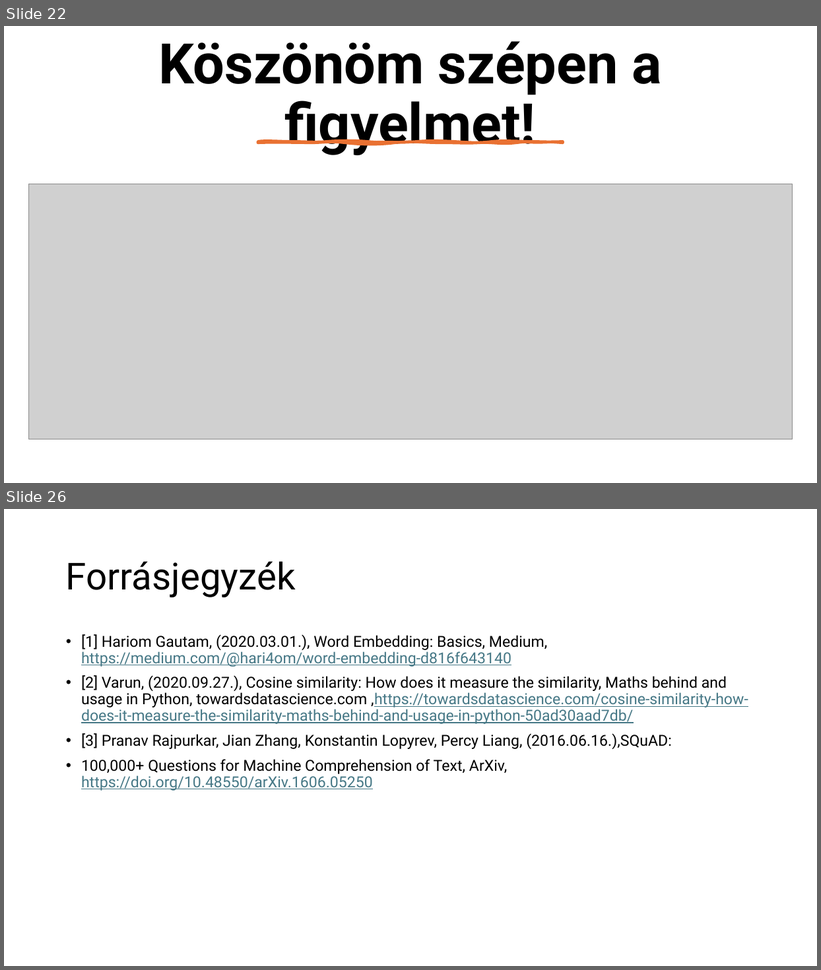
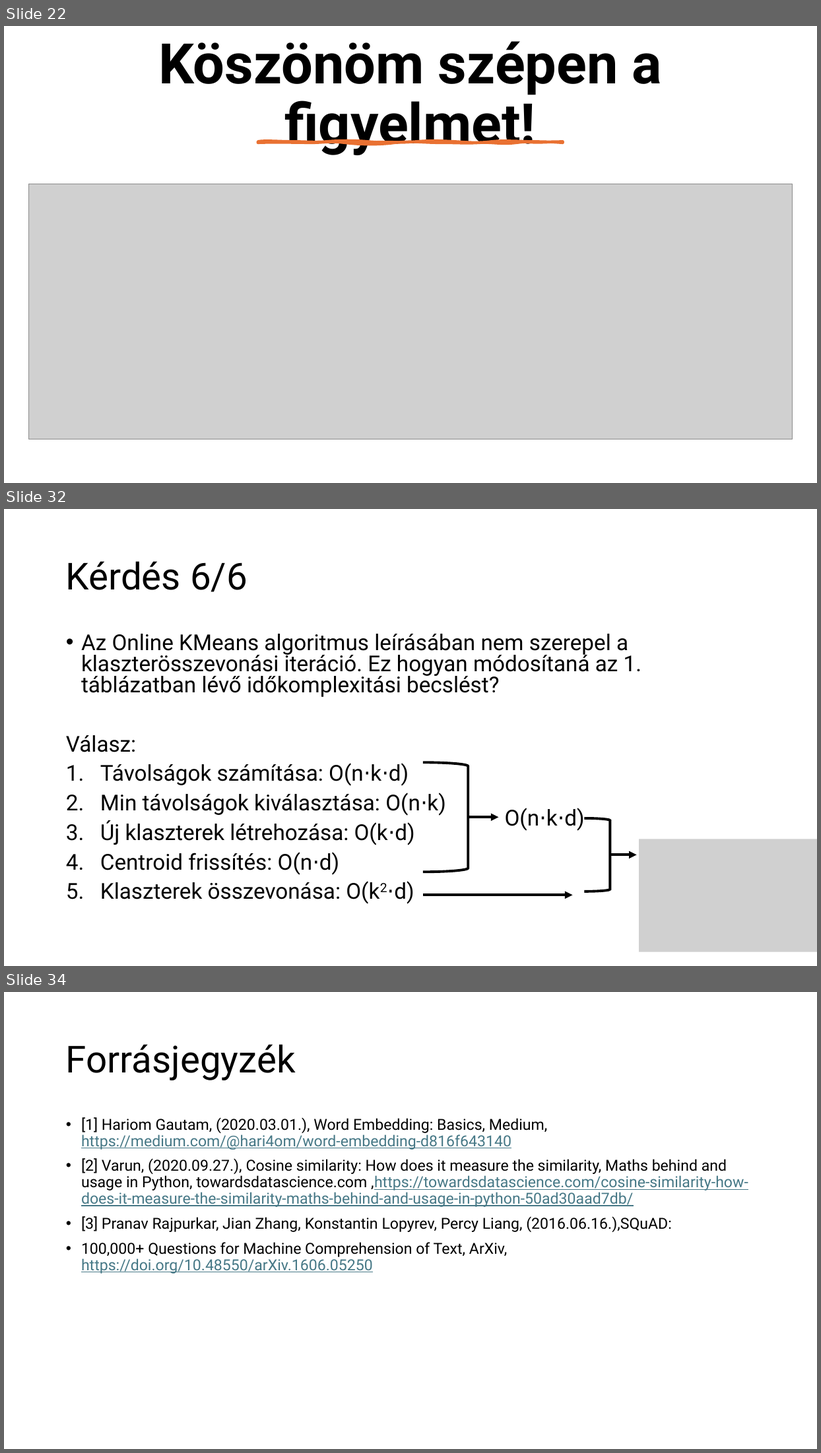
Before and after one commit to czotterbenedek/rag-onlineclustering-optimization, a slide deck: tdk/CzotterBenedek_TDK_javitott_2.0.pptx. Shown one above the other, each under a label of ours: slides 22 and 26 before the commit, slides 22, 32 and 34 after it; the slides between them are not shown. The pictures are 821x970 and 821x1453 pixels, drawn with LibreOffice and Linux fonts; fonts in the diff are those of the drawing; grey boxes stand for pictures. Boxes give left, top, right and bottom in pixels: in the first picture for what was removed or moved away, otherwise in the second. Text is boxed around its words. In the diff, an @@ line names an element or a change of style, - is before the commit and + after.

```diff
--- a/tdk/CzotterBenedek_TDK_javitott_2.0.pptx
+++ b/tdk/CzotterBenedek_TDK_javitott_2.0.pptx
@@ slide 32 added at (4,509,817,966), background #FFFFFF @@
@@ title added at (66,561,248,592), 44 pt, text #000000 @@
+Kérdés 6/6
@@ text added at (66,634,642,904), 25.9 pt, text #000000 @@
+• Az Online KMeans algoritmus leírásában nem szerepel a klaszterösszevonási iteráció. Ez hogyan módosítaná az 1. táblázatban lévő időkomplexitási becslést?
+Válasz:
+1. Távolságok számítása: O(n⋅k⋅d)
+2. Min távolságok kiválasztása: O(n⋅k)
+3. Új klaszterek létrehozása: O(k⋅d)
+4. Centroid frissítés: O(n⋅d)
+5. Klaszterek összevonása: O(k2⋅d)
@@ right bracket added at (423,762,468,873), outline #000000 3 pt @@
@@ arrow added from (468, 818) to (499, 818), #000000 3 pt @@
@@ text added at (505,808,584,831), 26 pt, text #000000 @@
+O(n⋅k⋅d)
@@ right bracket added at (585,819,611,892), outline #000000 3 pt @@
@@ picture added at (639,840,817,953) @@
@@ arrow added from (611, 855) to (637, 855), #000000 3 pt @@
@@ arrow added from (423, 895) to (572, 895), #000000 3 pt @@
@@ what was slide 26 is now slide 34 @@
```
Also in this commit, not shown: 23 slides changed, 7 other slides added, 10 other files.
